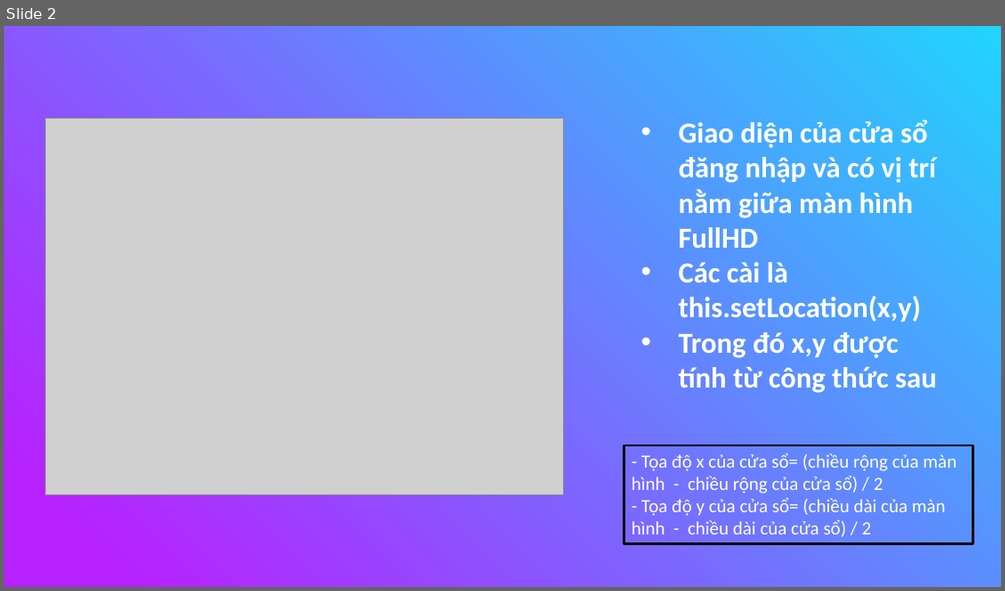
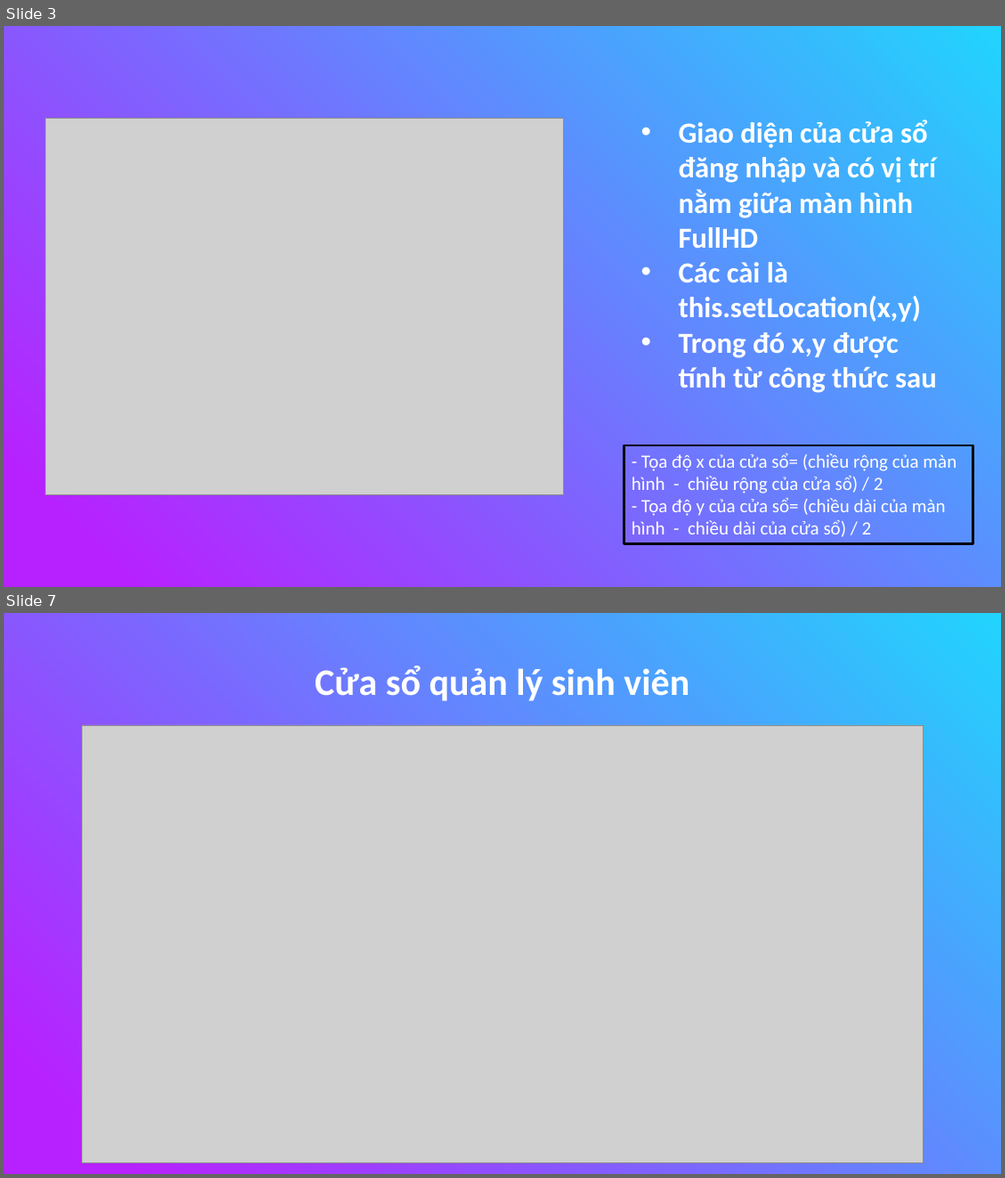
Before and after one commit to nguyenduydan/63133615_AndroidProgramming, a slide deck: KTGK_63133615/KTGK_63133615.pptx. Shown one above the other, each under a label of ours: slide 2 before the commit, slides 3 and 7 after it; the slides between them are not shown. The pictures are 1005x591 and 1005x1178 pixels, drawn with LibreOffice and Linux fonts; fonts in the diff are those of the drawing; grey boxes stand for pictures. Boxes give left, top, right and bottom in pixels: in the first picture for what was removed or moved away, otherwise in the second. Text is boxed around its words. In the diff, an @@ line names an element or a change of style, - is before the commit and + after.

```diff
--- a/KTGK_63133615/KTGK_63133615.pptx
+++ b/KTGK_63133615/KTGK_63133615.pptx
@@ slide 7 added at (4,613,1001,1174), background gradient #21D4FD to #B721FF @@
@@ text added at (315,666,689,701), 36 pt, text #FFFFFF, bold @@
+Cửa sổ quản lý sinh viên
@@ picture added at (82,725,923,1163) @@
@@ what was slide 2 is now slide 3 @@
```
Also in this commit, not shown: 10 other slides added.
